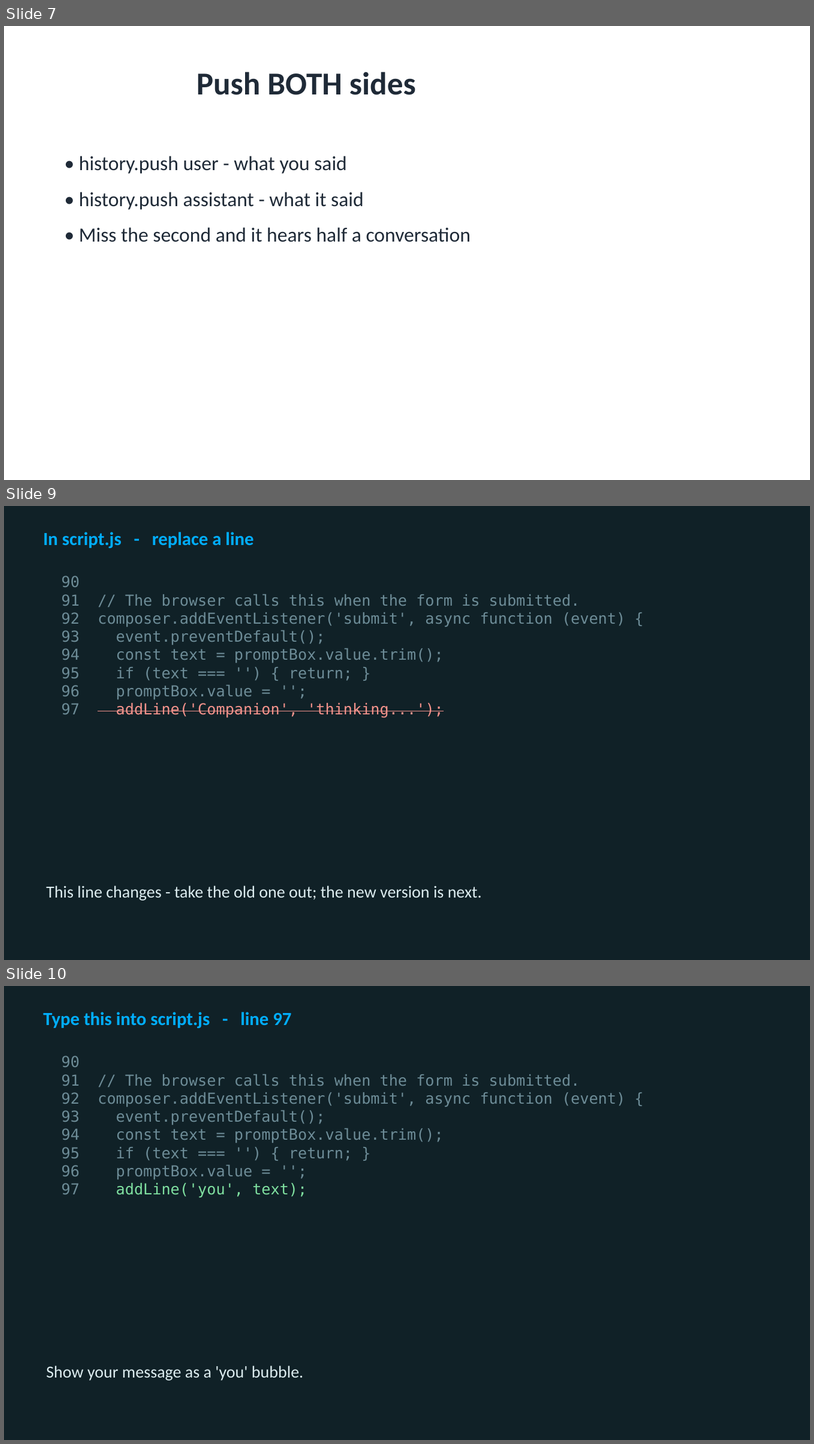
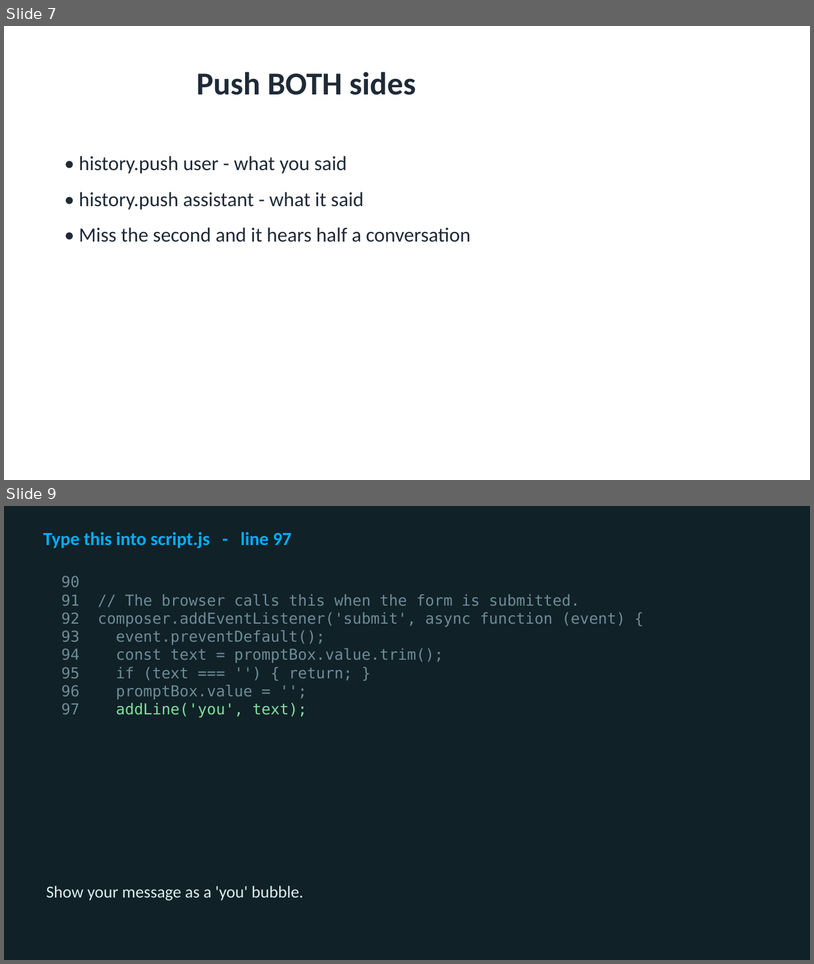
Before and after one commit to utgapps/utgapps.github.io, a slide deck: ai101/slides/week-07.pptx. Shown one above the other, each under a label of ours: slides 7, 9 and 10 before the commit, slides 7 and 9 after it; the slides between them are not shown. The pictures are 814x1444 and 814x964 pixels, drawn with LibreOffice and Linux fonts; fonts in the diff are those of the drawing. Boxes give left, top, right and bottom in pixels: in the first picture for what was removed or moved away, otherwise in the second. Text is boxed around its words. In the diff, an @@ line names an element or a change of style, - is before the commit and + after.

```diff
--- a/ai101/slides/week-07.pptx
+++ b/ai101/slides/week-07.pptx
@@ slide 9 removed at <box>4,506,810,960</box>, background #102127 @@
@@ text removed at <box>43,532,254,548</box> @@
-In script.js - replace a line
@@ text removed at <box>62,576,626,718</box> @@
-90
-91 // The browser calls this when the form is submitted.
-92 composer.addEventListener('submit', async function (event) {
-93 event.preventDefault();
-94 const text = promptBox.value.trim();
-95 if (text === '') { return; }
-96 promptBox.value = '';
-97 addLine('Companion', 'thinking...');
@@ text removed at <box>46,885,482,900</box> @@
-This line changes - take the old one out; the new version is next.
@@ what was slide 10 is now slide 9 @@
```
Also in this commit, not shown: 4 slides changed, 7 other slides removed, 21 other files.
